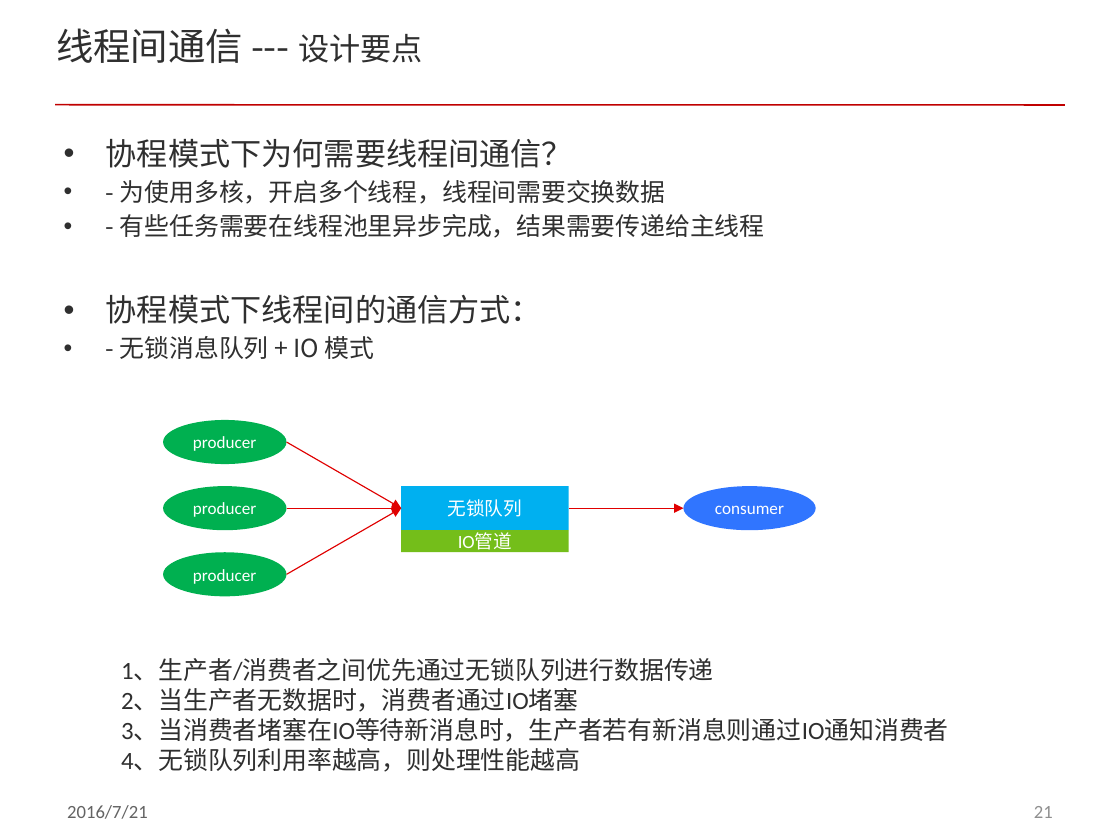
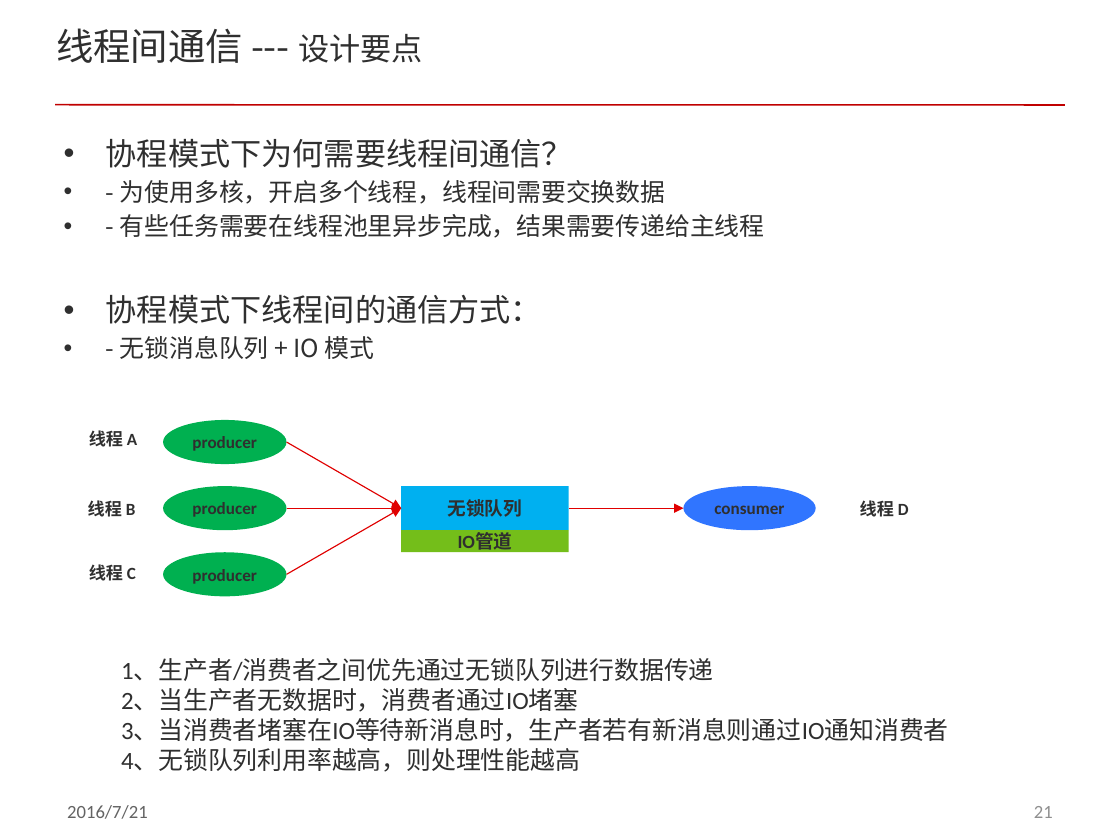
Before and after one commit to ddxflqm/acl, a slide deck: slide 21 of doc/acl_fiber.pptx. Drawn at 1120x840 pixels with LibreOffice and Linux fonts; fonts in the diff are those of the drawing; background and template pictures are left out. Boxes give left, top, right and bottom in pixels: in the first picture for what was removed or moved away, otherwise in the second. Text is boxed around its words. In the diff, an @@ line names an element or a change of style, - is before the commit and + after.

```diff
--- a/doc/acl_fiber.pptx
+++ b/doc/acl_fiber.pptx
@@ text added at (89, 430, 137, 447), 11 pt, text #2F2F2F, bold @@
+线程 A
@@ text added at (88, 500, 136, 517), 11 pt, text #2F2F2F, bold @@
+线程 B
@@ text added at (860, 500, 909, 517), 11 pt, text #2F2F2F, bold @@
+线程 D
@@ text colour #FFFFFF to #2F2F2F, bold on in 6 elements at (401, 486, 569, 530), (164, 420, 287, 464), (164, 486, 287, 530), (164, 552, 287, 596), (683, 486, 815, 530), (401, 530, 569, 552) @@
@@ text added at (89, 564, 136, 581), 11 pt, text #2F2F2F, bold @@
+线程 C
```
Also in this commit, not shown: 9 other slides changed, 1 slide added.
